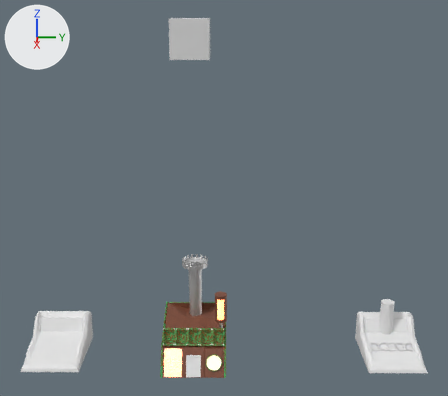
Renders of the Blender file blender/machineT1.blend from each side of a commit.
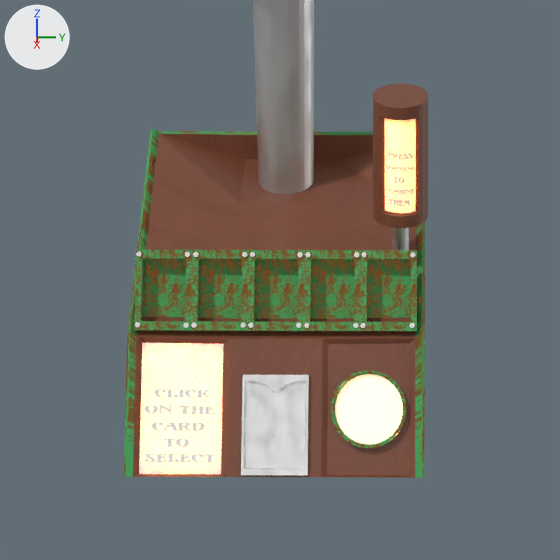
Each version is shown whole from a 50 mm lens placed at (33.03, 1.92, 18.92), pointed at (-0.15, 1.74, 8.96), then close up on the part from 30% to 57% of the width and 69% to 100% of the height. Arrows for +X, +Y and +Z are at upper left; the lights stay in place.

The first close-up shows 'Body', 'Card Slots.002', 'Clock Face', 'Clock Rim', 'Cube', 'Left Label', 'Push Bar', 'Push Bar Face', 'Railing', 'Right Label', 'Tower'.
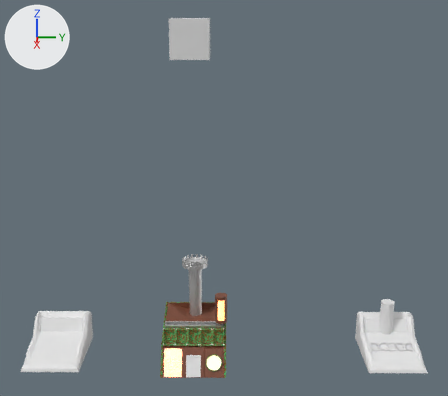
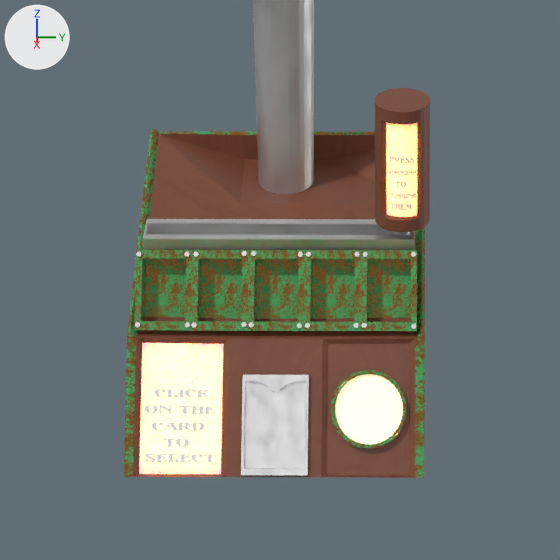
Edits to the bpy script that builds the scene:
```text
Change me_cube_007:
    where me_cube_007.from_pydata(...)  # 54 vertices, 36 faces; spans x -1.0..1.0, y -1.0..1.0, z -1.0..1.66
    used by ob_railing; parent = ob_body; location = (0.0, 0.0, 0.0); scale = (2.16, 1.87, 1.0)
    me_cube_007 part 1: texture (UV) coordinates of 36 of 36 faces, centred in x -0.99..0.8, y -0.99..0.99, z -0.26..1.64, changed; they spanned u 0.24..1.01, v 0.43..0.82 and now span u 0.0..0.23, v 0.0..1.0
Add me_cube:
    me_cube.from_pydata([(-1.0, -1.0, -1.0), (-0.54, -0.97, 0.58), (-1.0, 1.0, -1.0), (-0.54, 0.97, 0.58), (1.0, -1.0, -1.0), (0.54, -0.97, 0.58), (1.0, 1.0, -1.0), (0.54, 0.97, 0.58), (-1.0, -1.0, 1.0), (-1.0, 1.0, 1.0), (1.0, 1.0, 1.0), (1.0, -1.0, 1.0), (-0.56, -0.99, 1.0), (-0.56, 0.99, 1.0), (0.56, 0.99, 1.0), (0.56, -0.99, 1.0)], [], [(0, 8, 9, 2), (2, 9, 10, 6), (6, 10, 11, 4), (4, 11, 8, 0), (2, 6, 4, 0), (7, 3, 1, 5), (12, 13, 9, 8), (13, 14, 10, 9), (14, 15, 11, 10), (15, 12, 8, 11), (1, 3, 13, 12), (3, 7, 14, 13), (7, 5, 15, 14), (5, 1, 12, 15)])
    me_cube.materials.append(mat_old_metal)
Change ob_push_bar:
    ob_push_bar.location: (0.23, 1.56, 2.43) -> (0.18, 1.58, 2.35)
Add ob_slot_catch:
    ob_slot_catch = bpy.data.objects.new('slot catch', me_cube)
    ob_slot_catch.location = (0.22, 0.0, 0.38)
    ob_slot_catch.scale = (0.267, 1.73, 1.0)
```

Location of each change, [x1, y1, x2, y2] in pixels of the close-ups (560 x 560 px):
'slot catch', added
    after: [143, 219, 415, 250]
'Push Bar', moved
    before: [373, 84, 428, 228]
    after: [374, 88, 430, 232]
'Push Bar Face', moved
    before: [384, 118, 416, 213]
    after: [386, 122, 417, 217]
'Handle', moved
    before: [393, 228, 409, 250]
    after: [394, 232, 411, 235]
part 1 of me_cube_007, surface changed
    both: [124, 128, 425, 478]
